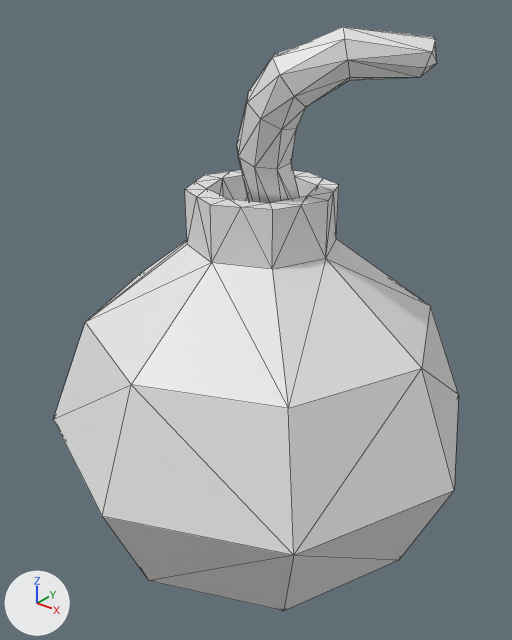
An edit to the OBJ model client/mesh/grenade.obj, drawn before and after from the same camera.
Rendered twice from a camera (50 mm lens) standing at (0.689, -0.878, 0.718) and looking at (-0.018, 0.006, 0.17). The lights are fixed; the arrows at lower left show +X, +Y and +Z. Mesh edges are drawn as thin lines. Where no turn or scale is listed for an object, it has been applied to the vertices.
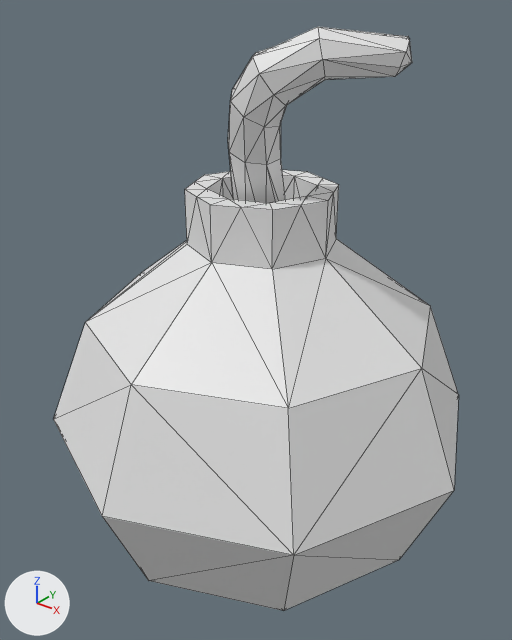
What changed in the scene script:
```text
Change me_cube:
    where me_cube.from_pydata(...)  # 130 vertices, 256 faces; spans x -0.381..0.381, y -0.381..0.381, z -0.381..0.658
    used by ob_cube; location = (0.0, 0.0, 0.0)
    me_cube part 1: all 17 vertices in x 0.133..0.257, y -0.044..0.067, z 0.591..0.658 are moved by (-0.029, -0.016, 0.0)
    me_cube part 2: all 8 vertices in x 0.06..0.115, y -0.09..-0.01, z 0.556..0.622 are moved by (-0.029, -0.007, 0.0)
    me_cube part 3: all 8 vertices in x 0.024..0.092, y -0.093..-0.01, z 0.523..0.571 are moved by (-0.029, -0.002, 0.0)
    me_cube part 4: all 8 vertices in x -0.004..0.073, y -0.081..-0.002, z 0.464..0.495 are moved by (-0.029, 0.013, 0.0)
    me_cube part 5: edges marked sharp go from 287 to 279
```

Where the change shows, as pixel boxes (x1, y1, x2, y2) in the pictures (512 x 640 px; the box of a moved part takes in the faces that stretch with it):
part 1 of me_cube, moved or reshaped
    before: (343, 27, 437, 80)
    after: (318, 27, 412, 80)
part 2 of me_cube, moved or reshaped
    before: (273, 27, 350, 107)
    after: (252, 27, 325, 106)
part 3 of me_cube, moved or reshaped
    before: (247, 57, 306, 130)
    after: (230, 57, 287, 127)
part 4 of me_cube, moved or reshaped
    before: (237, 92, 300, 203)
    after: (228, 101, 285, 203)
part 5 of me_cube, shading changed
    both: (53, 171, 458, 611)
